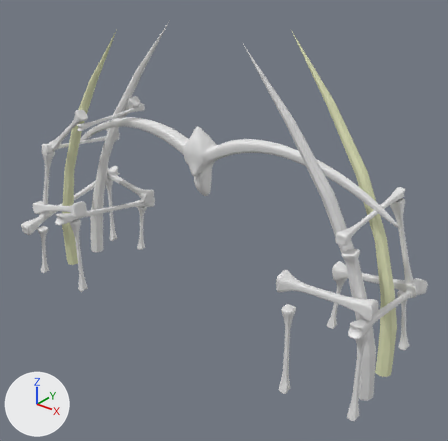
Two versions of the Blender file Characters/gate.blend, one commit apart.
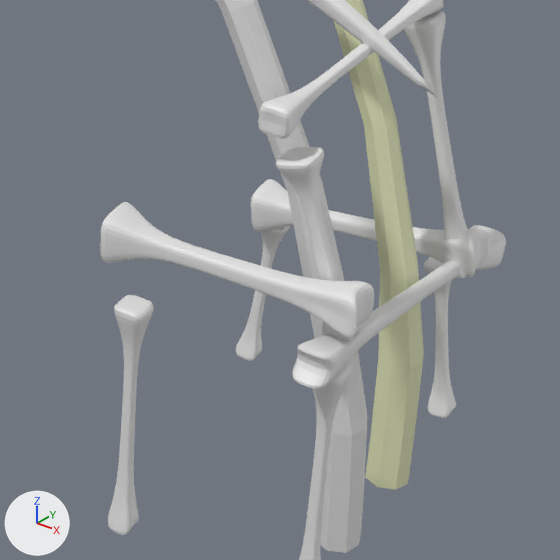
Each version is shown whole from a 50 mm camera at (100.3, -81.5, 67.9) aimed at (38.8, -4.6, 20.2), then close up on the part from 53% to 100% of the width and 44% to 91% of the height. Lighting does not change. The marker at lower left points along +X, +Y and +Z. The last two pictures show the newer version.
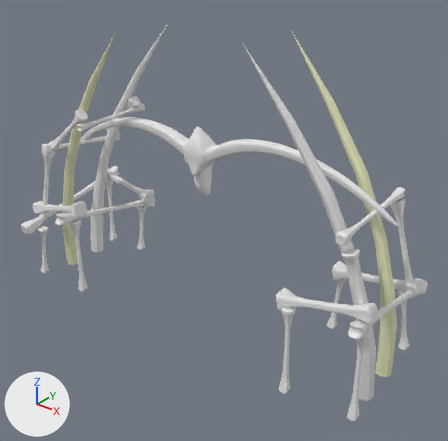
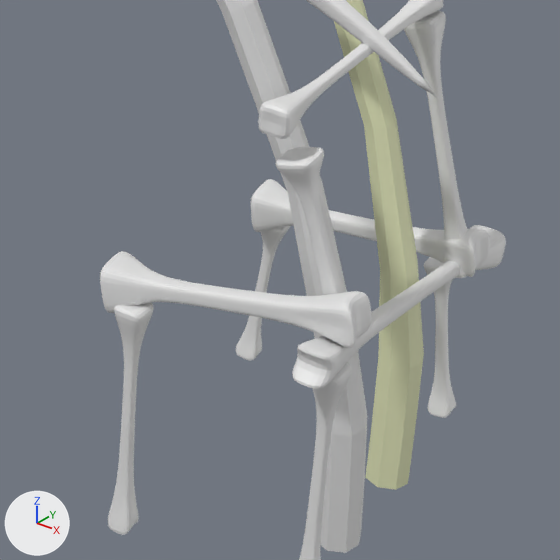
Boxes (x1, y1, x2, y2) around the edits, measured in the close-ups (560 x 560 px):
'Cube.029', moved, turned: before (100, 202, 374, 338); after (100, 251, 372, 348)

What the commit changed:
Object 'Cube.029' (ob_cube_029) moves from (64.86, -13.76, 19.75) to (64.92, -13.76, 17.89).
Object 'Cube.029' (ob_cube_029) turns from (-57, 91, 217) to (-90, 102, 184) degrees about x, y and z.
